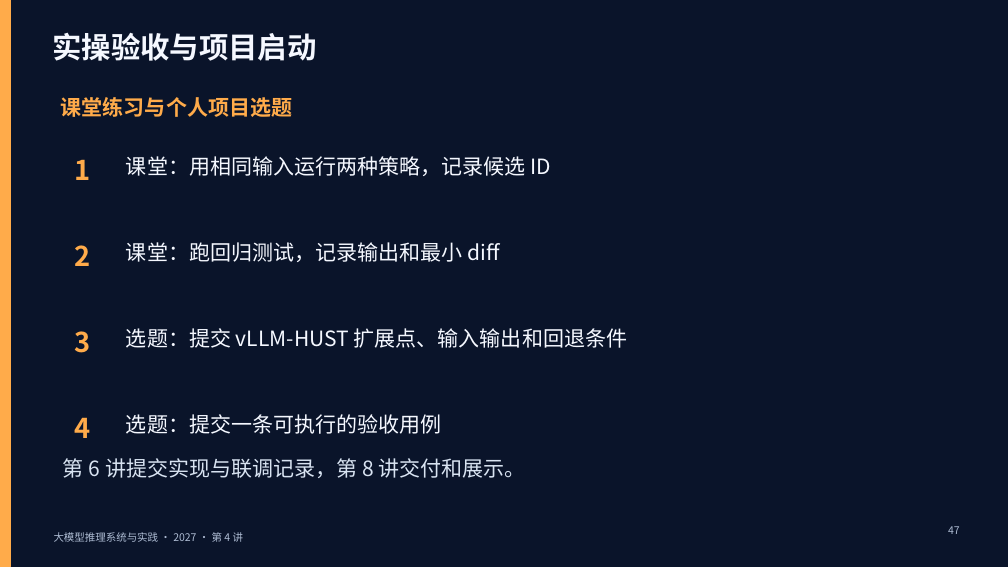
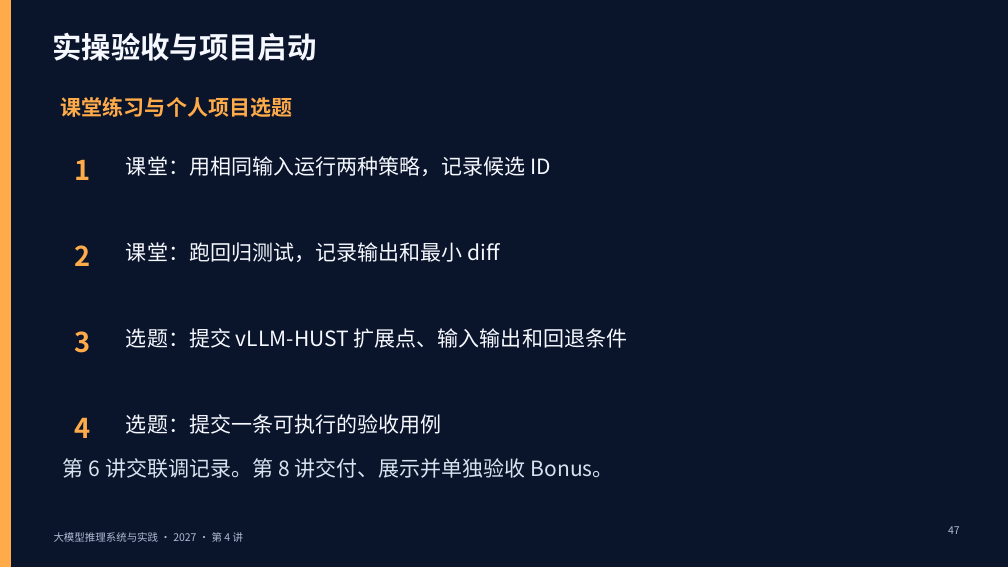
Before and after one commit to vLLM-HUST/intro-to-llm-inference-engines, a slide deck: slide 47 of build/slides/2027/lectures-8-pptx/第04讲_开源实践与课程项目.pptx. Drawn at 1008x567 pixels with LibreOffice and Linux fonts; fonts in the diff are those of the drawing. Boxes give left, top, right and bottom in pixels: in the first picture for what was removed or moved away, otherwise in the second. Text is boxed around its words. In the diff, an @@ line names an element or a change of style, - is before the commit and + after.

Commit message:
Simplify the course site and define the 30-point bonus

```diff
--- a/build/slides/2027/lectures-8-pptx/第04讲_开源实践与课程项目.pptx
+++ b/build/slides/2027/lectures-8-pptx/第04讲_开源实践与课程项目.pptx
@@ text at box(63, 458, 614, 478): text changed @@
-第 6 讲提交实现与联调记录，第 8 讲交付和展示。
+第 6 讲交联调记录。第 8 讲交付、展示并单独验收 Bonus。
```
Also in this commit, not shown: 24 other files.
